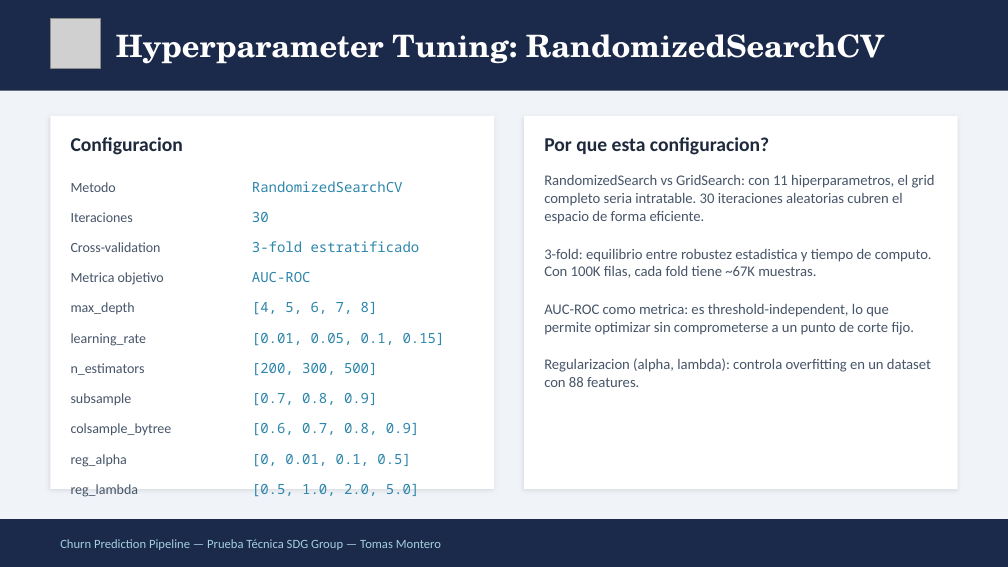
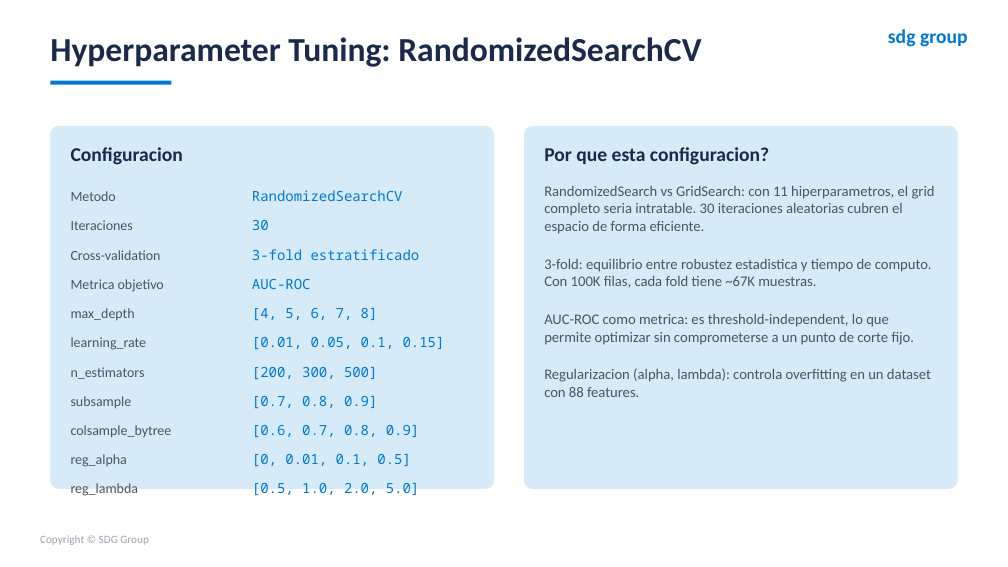
Before and after one commit to TomasUrban0/AI_Test_SDG, a slide deck: slide 12 of Presentacion_Churn_SDG.pptx. Drawn at 1008x567 pixels with LibreOffice and Linux fonts; fonts in the diff are those of the drawing; grey boxes stand for pictures. Boxes give left, top, right and bottom in pixels: in the first picture for what was removed or moved away, otherwise in the second. Text is boxed around its words. In the diff, an @@ line names an element or a change of style, - is before the commit and + after.

```diff
--- a/Presentacion_Churn_SDG.pptx
+++ b/Presentacion_Churn_SDG.pptx
@@ background #F0F4F8 to #FFFFFF @@
@@ rectangle removed at [0,0,1008,91] @@
@@ text "Hyperparameter Tuning: RandomizedSearchCV": place and size @@
-text "Hyperparameter Tuning: RandomizedSearchCV" at [116,34,884,64]
+text "Hyperparameter Tuning: RandomizedSearchCV" at [50,37,701,67]
@@ text "Hyperparameter Tuning: RandomizedSearchCV" at [50,37,701,67]: size 22 to 24 pt, font TeX Gyre Schola to Calibri, text colour #FFFFFF to #1B2A4A @@
@@ picture removed at [50,18,101,69] @@
@@ text added at [888,29,968,47], 14 pt, text #0078D4, bold @@
+sdg group
@@ rectangle added at [50,81,171,85], fill #0078D4 @@
@@ rectangle removed at [50,116,494,489] @@
@@ rectangle removed at [524,116,958,489] @@
@@ rounded rectangle added at [50,126,494,489], fill #D6EAF8 @@
@@ text "Configuracion" at [71,147,183,165]: text colour #1E293B to #1B2A4A @@
@@ rounded rectangle added at [524,126,958,489], fill #D6EAF8 @@
@@ text "Por que esta configuracion?" at [544,147,769,165]: text colour #1E293B to #1B2A4A @@
@@ text colour #475569 to #4B5563 in 12 elements at [71,454,127,467], [71,483,139,498], [71,425,172,437], [71,396,132,408], [71,367,145,379], [544,186,935,397], [71,337,147,350], [71,308,135,320], [71,279,164,292], [71,250,161,260], [71,220,133,230], [71,191,116,201] @@
@@ 8 texts: place and size @@
-8 texts at [71,137,769,252]
+8 texts at [71,147,769,260]
@@ text colour #2E86AB to #0078D4 in 11 elements at [252,454,410,467], [252,483,419,498], [252,425,419,438], [252,396,377,409], [252,367,377,380], [252,337,445,350], [252,308,378,321], [252,279,311,289], [252,249,420,260], [252,220,269,230], [252,190,403,201] @@
@@ text "RandomizedSearch vs GridSearch: con 11 ...": place and size @@
-text "RandomizedSearch vs GridSearch: con 11 ..." at [544,175,935,387]
+text "RandomizedSearch vs GridSearch: con 11 ..." at [544,186,935,397]
@@ text "Metrica objetivo": place and size @@
-text "Metrica objetivo" at [71,272,164,285]
+text "Metrica objetivo" at [71,279,164,292]
@@ text "AUC-ROC": place and size @@
-text "AUC-ROC" at [252,272,311,282]
+text "AUC-ROC" at [252,279,311,289]
@@ rectangle removed at [0,519,1008,566] @@
@@ text added at [40,535,149,545], 8 pt, text #9CA3AF @@
+Copyright © SDG Group
@@ text removed at [60,539,441,550] @@
-Churn Prediction Pipeline — Prueba Técnica SDG Group — Tomas Montero
```
Also in this commit, not shown: 23 other slides changed, 1 slide added, 1 slide removed, 19 other files.
